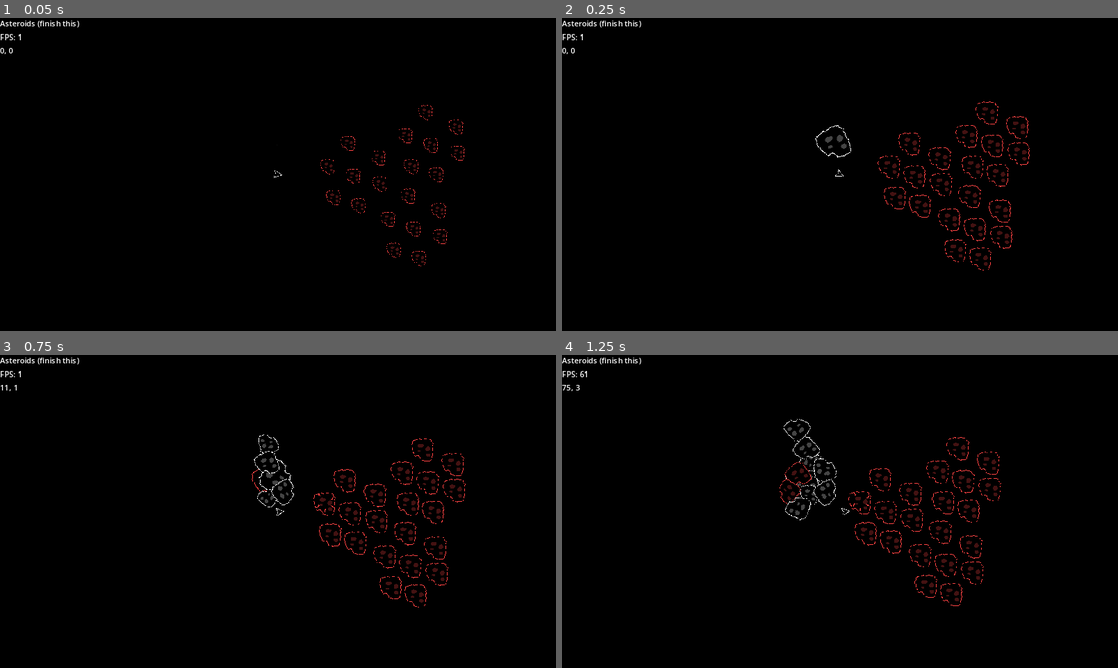
Above: before the commit, frames 1-4 (two rows, left to right).
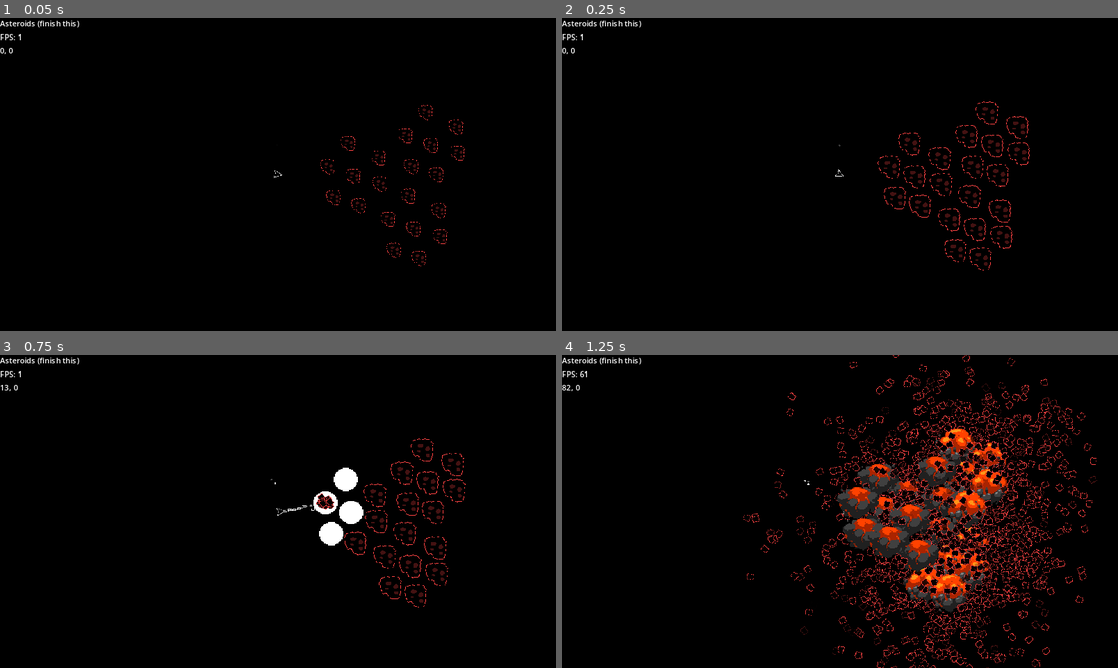
Above: after the commit, the same moments.

Repository: Logboy2000/Comp-Sci-20
Game: Godot game, scene res://scenes/game_room.tscn
Same seed, same stepped clock (60 frames per second), same inputs: the game is played once before the commit and once after it.
Inputs (mouse positions are in pixels of both pictures, inside the frame that each line leads up to):
- Up to frame 1 (0.05 s): no input
- Up to frame 2 (0.25 s): no input
- Up to frame 3 (0.75 s): move the mouse to (400, 495) at 0.52 s; hold D (right) from 0.53 s (still down); hold Right mouse button (autofire, bound only after the commit) from 0.53 s (still down); click (400, 495) at 0.6 s
- Up to frame 4 (1.25 s): keep holding D (right); keep holding Right mouse button (autofire, bound only after the commit)

Frame 1 is identical in both runs. In frame 2, 0.1% of the frame differs, in the area x 45-52%, y 34-45%; in frame 3, 1.6%; in frame 4, 12%, in the area x 0-97%, y 0-100%.

Commit message:
i hate arduino with a burning passion

Diff:
--- a/Games/asteroids-(finish-this)/project.godot
+++ b/Games/asteroids-(finish-this)/project.godot
@@ -80,6 +80,11 @@
 , Object(InputEventKey,"resource_local_to_scene":false,"resource_name":"","device":-1,"window_id":0,"alt_pressed":false …(186 unchanged characters)…
 ]
 }
+autofire={
+"deadzone": 0.5,
+"events": [Object(InputEventMouseButton,"resource_local_to_scene":false,"resource_name":"","device":-1,"window_id":0,"alt_pressed":false,"shift_pressed":false,"ctrl_pressed":false,"meta_pressed":false,"button_mask":2,"position":Vector2(153, 6),"global_position":Vector2(162, 52),"factor":1.0,"button_index":2,"canceled":false,"pressed":true,"double_click":false,"script":null)
+]
+}
 
 [physics]
 
--- a/Games/asteroids-(finish-this)/scenes/asteroid_spawner.gd
+++ b/Games/asteroids-(finish-this)/scenes/asteroid_spawner.gd
@@ -3,9 +3,11 @@
 
 const ASTEROID = preload("res://scenes/asteroid.tscn")
 const EXPLOSIVE_ASTEROID = preload("res://scenes/explosive_asteroid.tscn")
+func _on_timer_timeout() -> void:
+	spawn_asteroid()
 
+func spawn_asteroid():
 
-func _on_timer_timeout() -> void:
 	var new_position = global_position
 	var new_asteroid = ASTEROID.instantiate()
 	if randi_range(0,10) == 10:
--- a/Games/asteroids-(finish-this)/scenes/asteroid_spawner.tscn
+++ b/Games/asteroids-(finish-this)/scenes/asteroid_spawner.tscn
@@ -27,7 +27,7 @@
 script = ExtResource("1_4lg56")
 
 [node name="Timer" type="Timer" parent="."]
-wait_time = 0.108
+wait_time = 1.558
 autostart = true
 
 [node name="GPUParticles2D" type="GPUParticles2D" parent="."]
--- a/Games/asteroids-(finish-this)/scenes/player.gd
+++ b/Games/asteroids-(finish-this)/scenes/player.gd
@@ -31,7 +31,7 @@
 	rotation = lerp_angle(rotation, target_angle, rotation_speed)  # Adjust the speed by changing the 5 factor
 	# Apply movement
 	linear_velocity += input_direction * move_speed
-	if Input.is_action_just_pressed("shoot") or Input.is_key_pressed(KEY_1):
+	if Input.is_action_just_pressed("shoot") or Input.is_action_pressed("autofire"):
 		shoot()
 
 	update_debug()
Not shown, changed: Computer Science 2/Encryption/index.html
Not shown, changed: Computer Science 2/Merge and Sort/script.js
Not shown, changed: Robotics Programming 1/robot_car_v4/robot_car_v4.ino
